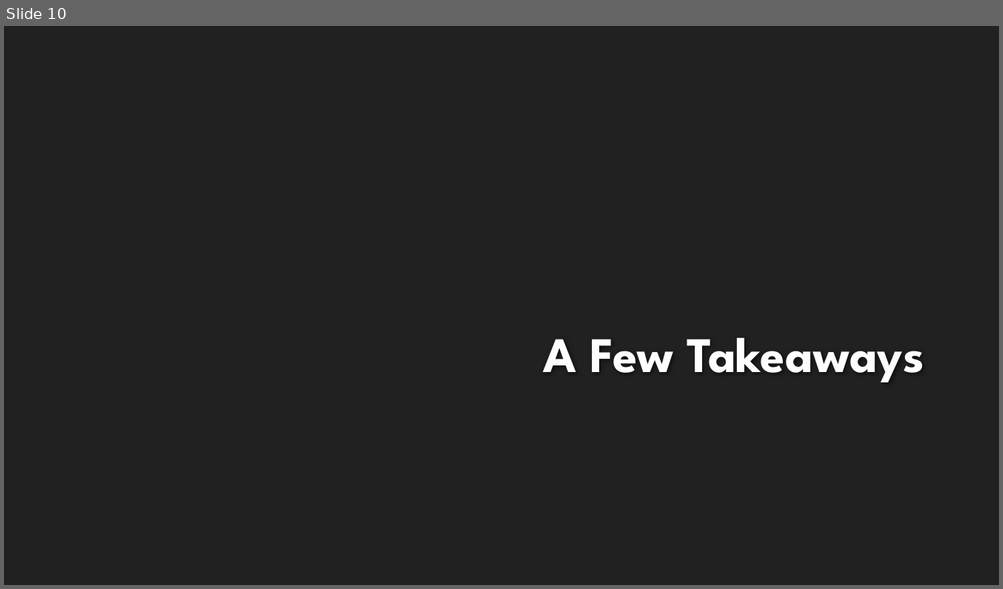
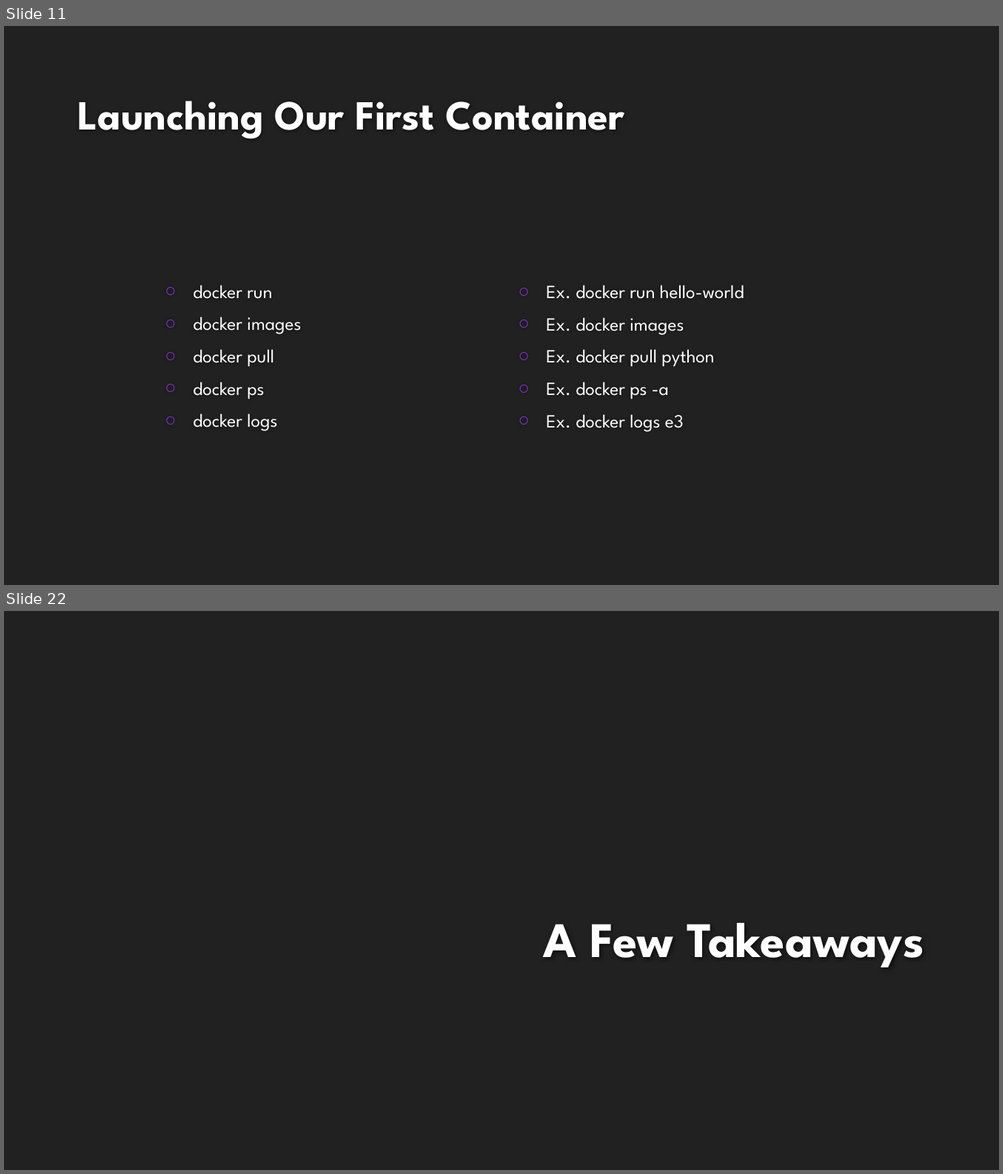
Before and after one commit to kertox662/jamhacks6-workshop-reference, a slide deck: intro-docker/presentation/intro-to-docker.pptx. Shown one above the other, each under a label of ours: slide 10 before the commit, slides 11 and 22 after it; the slides between them are not shown. The pictures are 1003x589 and 1003x1174 pixels, drawn with LibreOffice and Linux fonts; fonts in the diff are those of the drawing; background and template pictures are left out. Boxes give left, top, right and bottom in pixels: in the first picture for what was removed or moved away, otherwise in the second. Text is boxed around its words. In the diff, an @@ line names an element or a change of style, - is before the commit and + after.

Commit message:
Docker: Presentation and README

```diff
--- a/intro-docker/presentation/intro-to-docker.pptx
+++ b/intro-docker/presentation/intro-to-docker.pptx
@@ slide 11 added at (4,26,999,585), background #212121 @@
@@ title added at (77,101,624,139), 40 pt, text #FEFEFE, bold @@
+Launching Our First Container
@@ text added at (193,285,301,432), 18 pt, text #FFFFFF @@
+○ docker run
+○ docker images
+○ docker pull
+○ docker ps
+○ docker logs
@@ text added at (546,285,744,432), 18 pt, text #FFFFFF @@
+○ Ex. docker run hello-world
+○ Ex. docker images
+○ Ex. docker pull python
+○ Ex. docker ps -a
+○ Ex. docker logs e3
@@ what was slide 10 is now slide 22 @@
```
Also in this commit, not shown: 1 slide changed, 11 other slides added, 1 other file.
